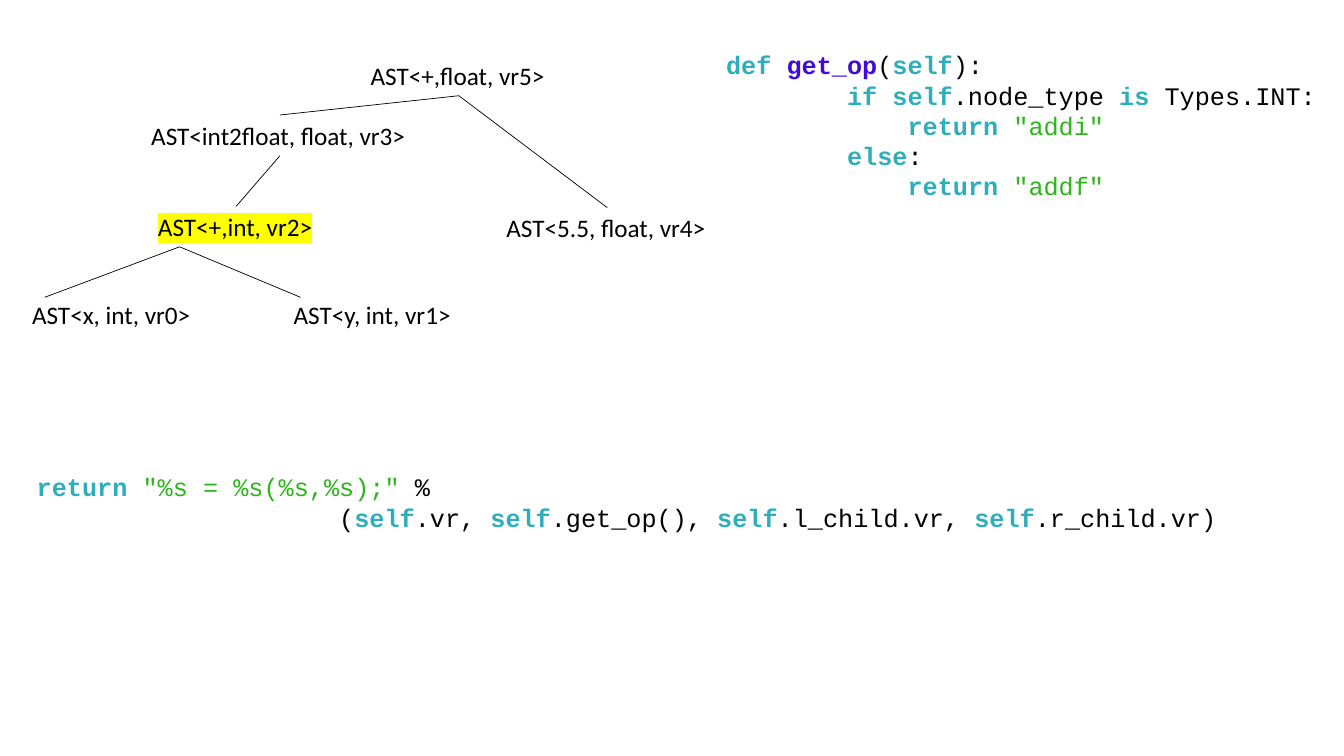
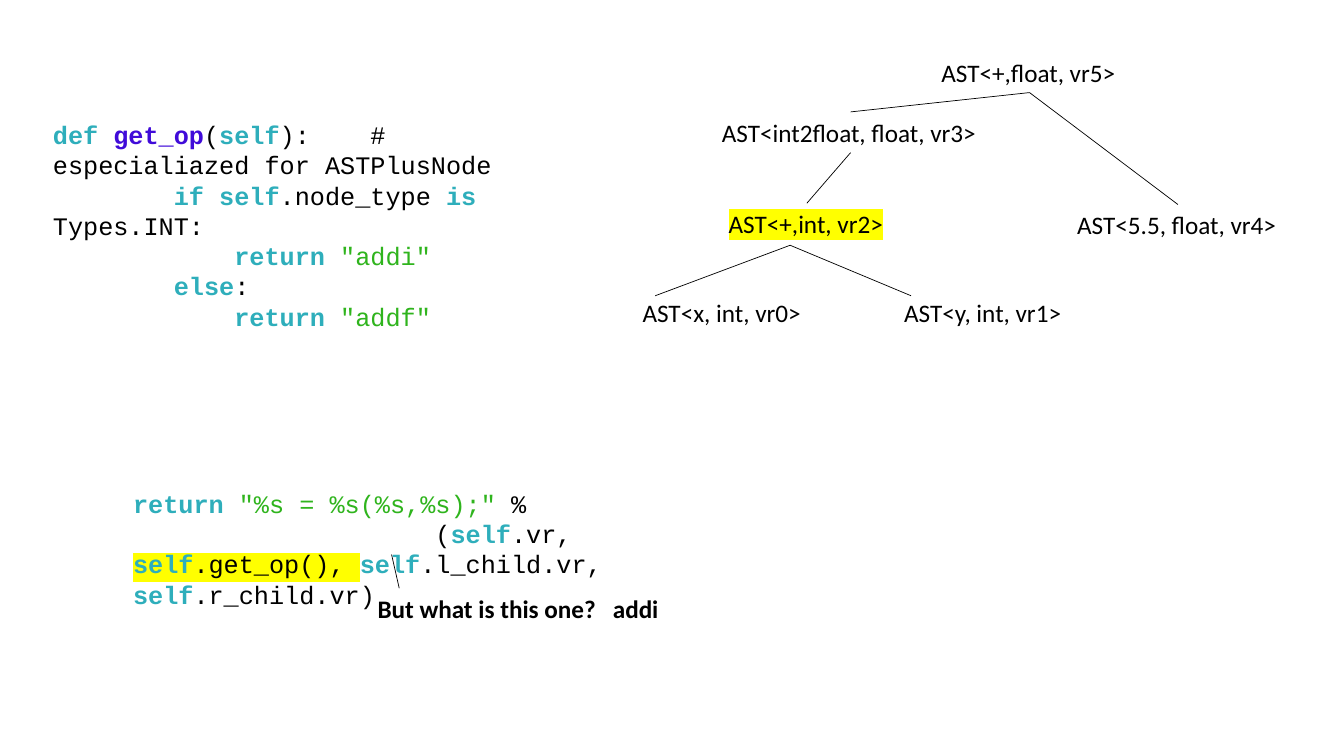
Before and after one commit to siero/CSE110A-W26, a slide deck: slide 41 of PDFS/C110-M3-04-FUNCTIONS-IR-SCOPE.pptx (slide 42 before the commit). Drawn at 1344x756 pixels with LibreOffice and Linux fonts; fonts in the diff are those of the drawing. Boxes give left, top, right and bottom in pixels: in the first picture for what was removed or moved away, otherwise in the second. Text is boxed around its words. In the diff, an @@ line names an element or a change of style, - is before the commit and + after.

```diff
--- a/PDFS/C110-M3-04-FUNCTIONS-IR-SCOPE.pptx
+++ b/PDFS/C110-M3-04-FUNCTIONS-IR-SCOPE.pptx
@@ text "def get_op(self): # especialiazed for ...": place and size @@
-text "def get_op(self): # especialiazed for ..." at bbox=[726, 56, 1316, 196]
+text "def get_op(self): # especialiazed for ..." at bbox=[53, 126, 491, 327]
@@ text at bbox=[53, 126, 491, 180]: text changed; text colour #2EAEBB to #000000; bold off @@
-def get_op(self):
+def get_op(self): # especialiazed for ASTPlusNode
@@ 4 texts, 3 lines: place and size @@
-4 texts, 3 lines at bbox=[151, 67, 705, 240]
+4 texts, 3 lines at bbox=[722, 64, 1276, 237]
@@ 2 texts, 2 lines: place and size @@
-2 texts, 2 lines at bbox=[32, 247, 450, 328]
+2 texts, 2 lines at bbox=[643, 245, 1061, 326]
@@ text "return "%s = %s(%s,%s);" % ...": place and size @@
-text "return "%s = %s(%s,%s);" % ..." at bbox=[37, 478, 1216, 533]
+text "return "%s = %s(%s,%s);" % ..." at bbox=[133, 495, 602, 610]
@@ text "return "%s = %s(%s,%s);" % ..." at bbox=[133, 495, 602, 610]: highlight none to #FFFF00 in "self.get_op()," @@
@@ line added from (399, 589) to (391, 555), #000000 0.5 pt @@
@@ text added at bbox=[378, 600, 659, 619], 18 pt, text #000000, bold @@
+But what is this one? addi
```
Also in this commit, not shown: 51 other slides changed, 4 slides added, 4 slides removed, 1 other file.
